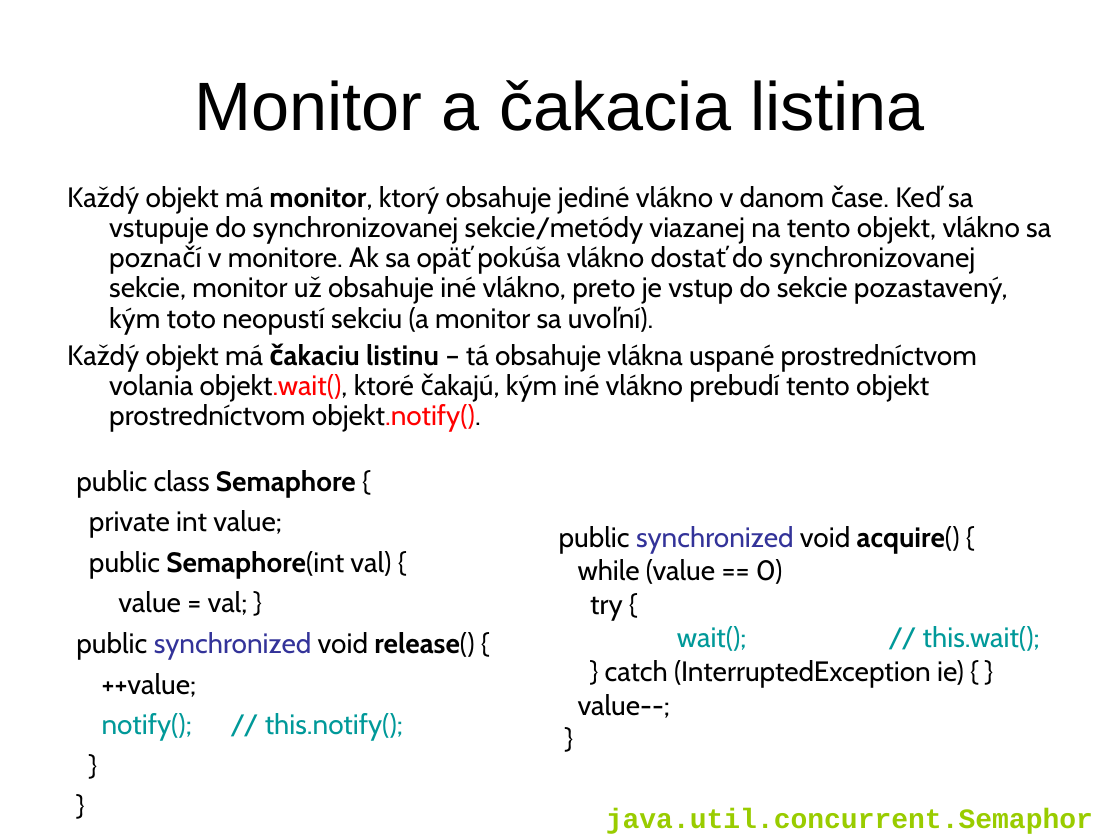
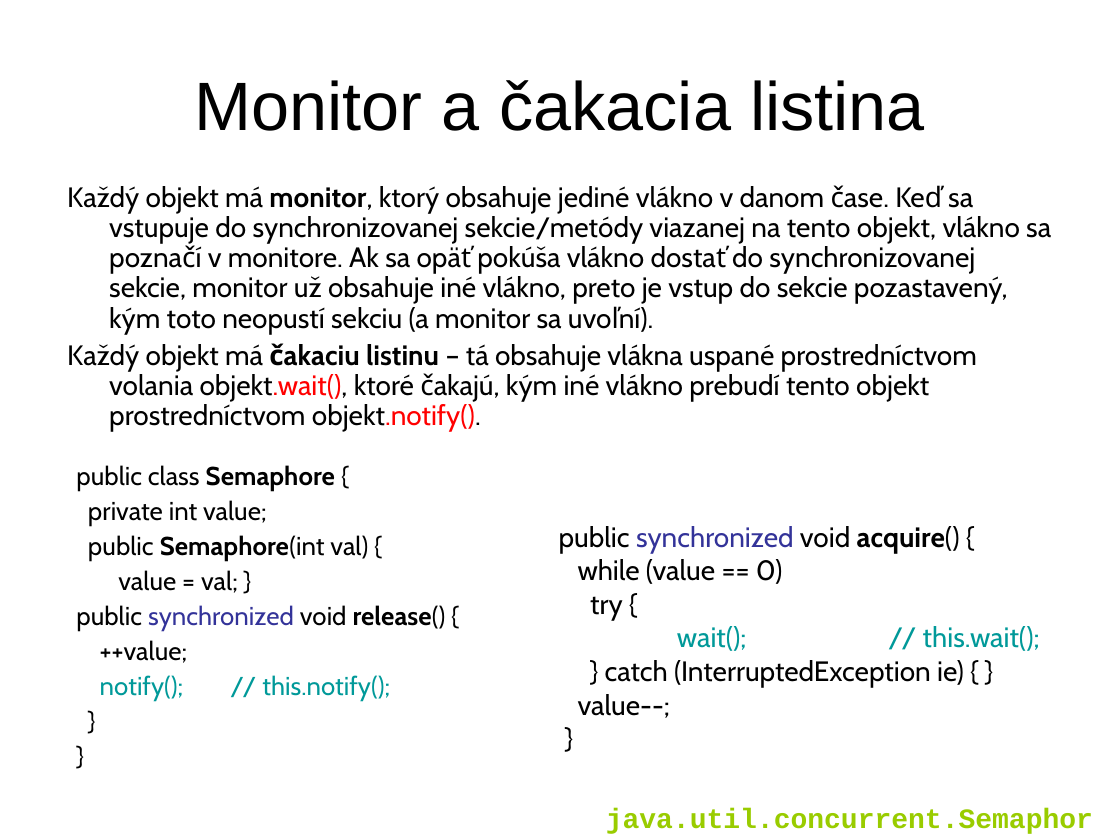
Before and after one commit to Programovanie4/Prednasky, a slide deck: slide 17 of 10/10_java.ppt. Drawn at 1120x840 pixels with LibreOffice and Linux fonts; fonts in the diff are those of the drawing. Boxes give left, top, right and bottom in pixels: in the first picture for what was removed or moved away, otherwise in the second. Text is boxed around its words. In the diff, an @@ line names an element or a change of style, - is before the commit and + after.

```diff
--- a/10/10_java.ppt
+++ b/10/10_java.ppt
@@ text "public class Semaphore {" at bbox=[76, 465, 446, 700]: size 18 to 16.6 pt; line spacing 1 to 0.9 @@
```
Also in this commit, not shown: 3 other slides changed.
